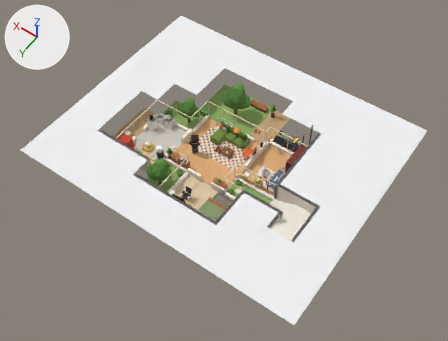
Renders of the glTF model house3d/house_P2.glb from each side of a commit.
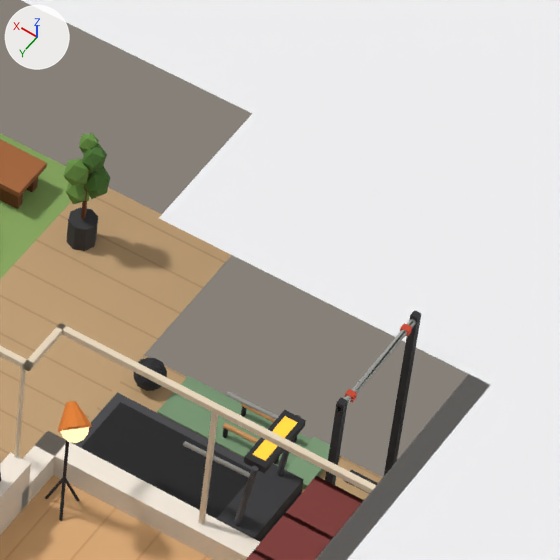
Each version is shown whole from a camera (50 mm lens) standing at (-11.18, 16.85, 33.74) and looking at (4.08, -4.5, 0.19), then close up on the part from 59% to 74% of the width and 26% to 45% of the height. Lighting does not change. The marker at upper left points along +X, +Y and +Z. The older version's two pictures come first. Vertices at exactly the same position are counted once.

Objects in the first close-up: 'deckS_gym_mat', 'deckS_gym_pullup', 'deckS_plant', 'deckS_treadmill_Treadmill', 'garden_bench_Bench', 'house_shell', 'page_surface', 'studio_bookcase_Books', 'studio_lamp_in' and 2 more.
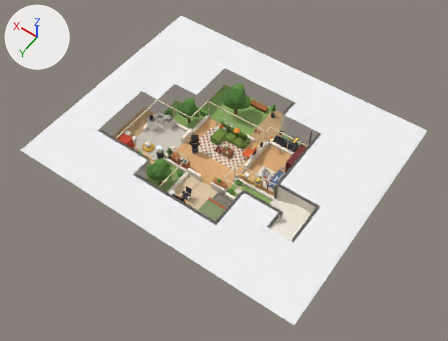
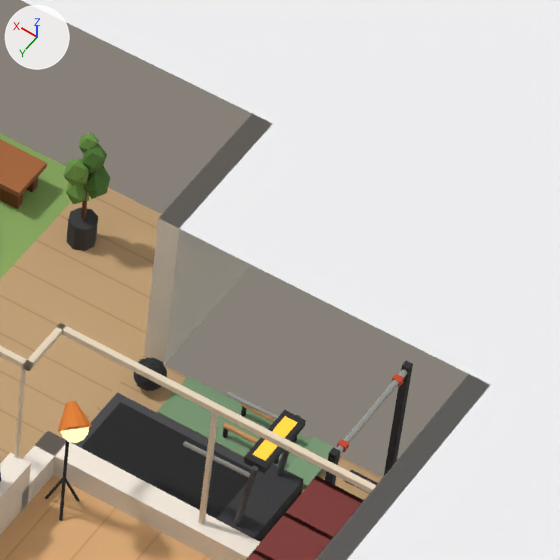
The change, as a list of edits to the scene's bpy script:
```text
Change me_house_shell:
    used by ob_house_shell; location = (0.0, 0.0, 0.0)
    remove me_house_shell.from_pydata(...)  # 731 vertices, 1004 faces; spans x -3.2..12.5, y -11.5..0.2, z 0.0..1.7
    add me_house_shell.from_pydata(...)  # 737 vertices, 1016 faces; spans x -3.2..12.5, y -11.5..0.2, z 0.0..1.7
    me_house_shell part 1: 6 vertices added at x 2.8..3.0, y -11.5..-10.0, z 0.0..1.7
Change me_decks_gym_pullup:
    used by ob_decks_gym_pullup; location = (0.0, 0.0, 0.0)
    before: 0 (0.44, -8.64, 2.3) at pixel (343, 405), 1 (0.51, -8.64, 2.3) at pixel (336, 402), 2 (0.51, -8.71, 2.3) at pixel (340, 397), 3 (0.44, -8.71, 2.3) at pixel (347, 400)
    before: 16 (0.44, -9.8, 2.3) at pixel (417, 318), 17 (0.51, -9.8, 2.3) at pixel (410, 314), 18 (0.51, -9.86, 2.3) at pixel (414, 310), 19 (0.44, -9.86, 2.3) at pixel (421, 313)
    remove me_decks_gym_pullup.from_pydata(...)  # 64 vertices, 100 faces; spans x 0.1..0.85, y -9.88..-8.62, z 0.0..2.3
    add me_decks_gym_pullup.from_pydata(...)  # 64 vertices, 100 faces; spans x 0.1..0.85, y -9.88..-8.62, z 0.0..1.68
    me_decks_gym_pullup part 2: the loose piece of 16 vertices spanning x 0.45..0.5, y -9.86..-8.64, z 2.21..2.26 is moved by (0.0, 0.0, -0.61)
    me_decks_gym_pullup part 3: the loose piece of 8 vertices spanning x 0.44..0.51, y -8.85..-8.78, z 2.21..2.27 is moved by (0.0, 0.0, -0.61)
    me_decks_gym_pullup part 4: the loose piece of 8 vertices spanning x 0.44..0.51, y -9.72..-9.65, z 2.21..2.27 is moved by (0.0, 0.0, -0.61)
    me_decks_gym_pullup part 5
    add for i in [*range(0, 4)]: me_decks_gym_pullup.vertices[i].co += Vector((0.0, 0.0, -0.62))
    me_decks_gym_pullup part 6
    add for i in [*range(16, 20)]: me_decks_gym_pullup.vertices[i].co += Vector((0.0, 0.0, -0.62))
```

Location of each change, [x1, y1, x2, y2] in pixels of the close-ups (560 x 560 px; the box of a moved part takes in the faces that stretch with it):
'house_shell', reshaped
    before: [0, 133, 490, 560]
    after: [0, 114, 490, 560]
'deckS_gym_pullup', reshaped
    before: [325, 310, 421, 494]
    after: [325, 361, 413, 494]
part 1 of me_house_shell, added
    after: [144, 114, 272, 365]
part 2 of me_decks_gym_pullup, moved or reshaped
    before: [336, 319, 416, 412]
    after: [329, 369, 408, 461]
part 3 of me_decks_gym_pullup, moved or reshaped
    before: [344, 389, 357, 402]
    after: [337, 439, 349, 452]
part 4 of me_decks_gym_pullup, moved or reshaped
    before: [400, 323, 412, 337]
    after: [392, 374, 404, 387]
part 5 of me_decks_gym_pullup, moved or reshaped
    before: [325, 398, 348, 485]
    after: [325, 447, 340, 485]
part 6 of me_decks_gym_pullup, moved or reshaped
    before: [384, 310, 421, 476]
    after: [384, 361, 413, 476]
